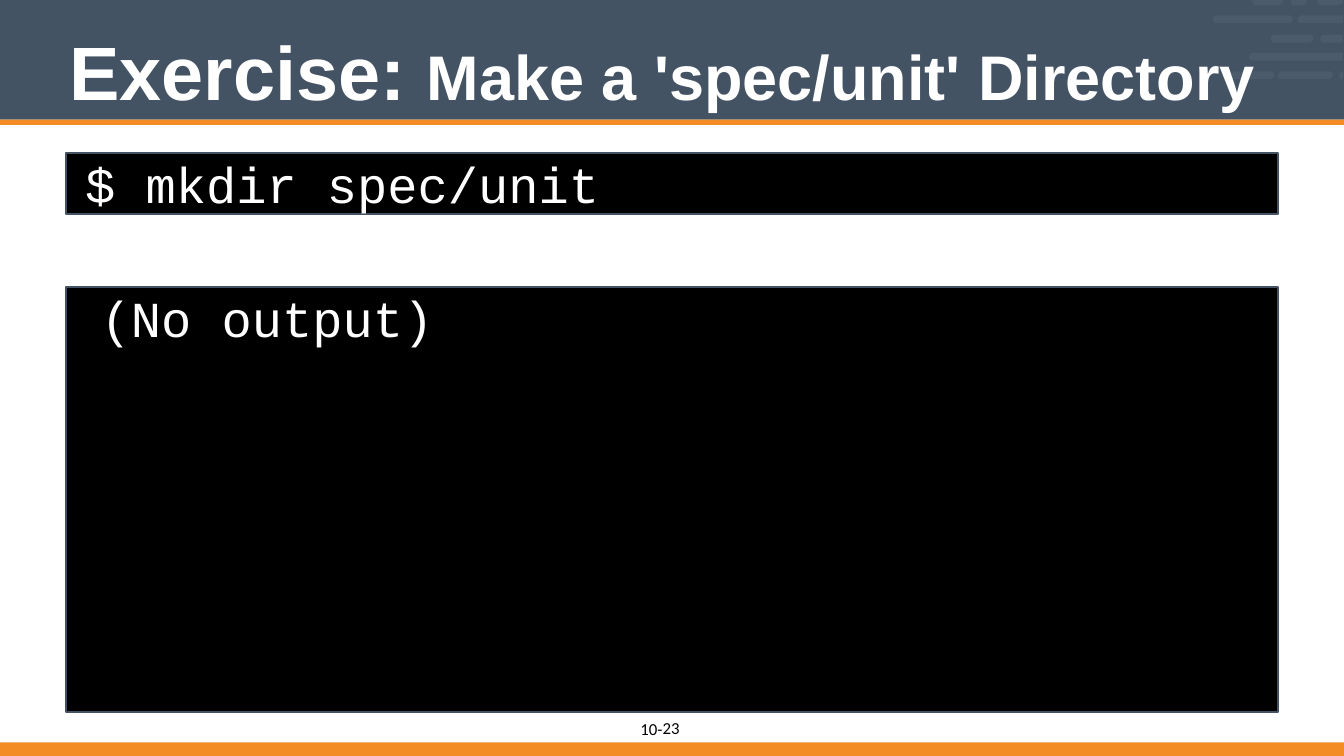
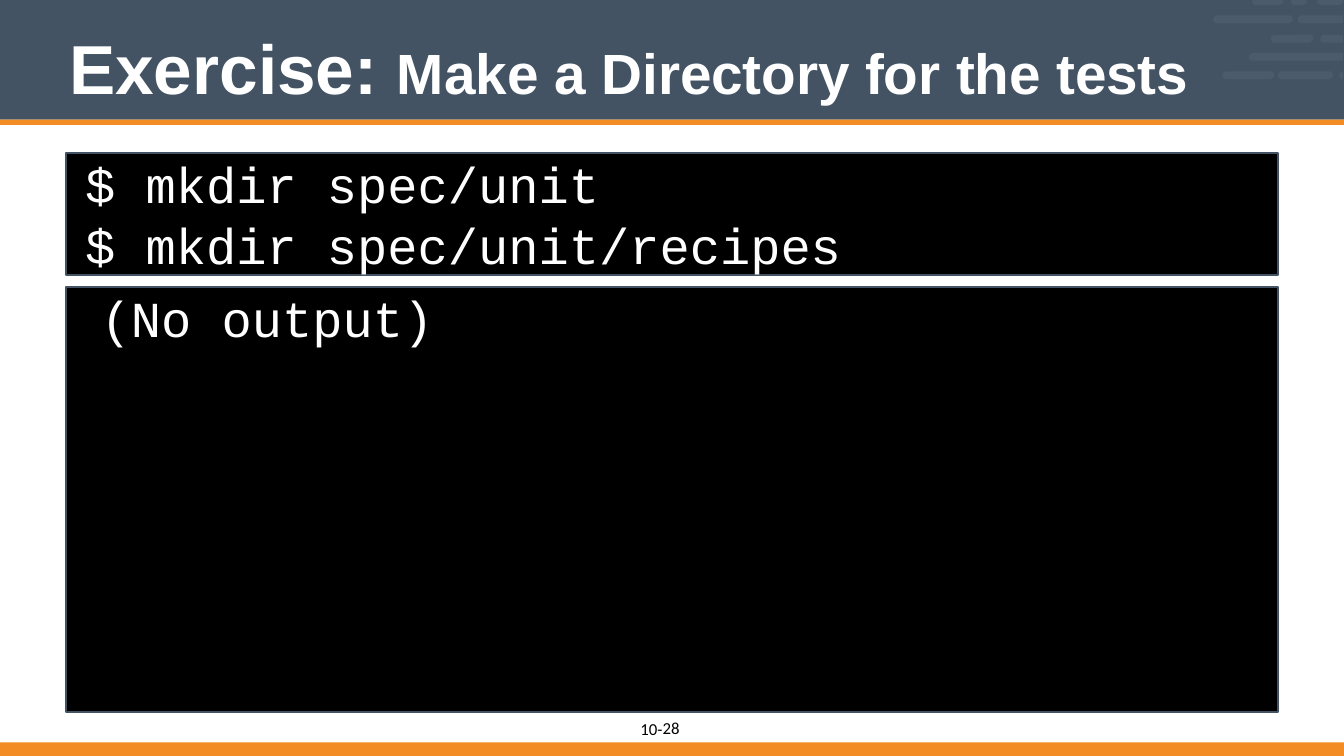
Before and after one commit to vinyar/chef-intermediate, a slide deck: slide 28 of 10-introduction_to_chefspec.pptx (slide 23 before the commit). Drawn at 1344x756 pixels with LibreOffice and Linux fonts; fonts in the diff are those of the drawing. Boxes give left, top, right and bottom in pixels: in the first picture for what was removed or moved away, otherwise in the second. Text is boxed around its words. In the diff, an @@ line names an element or a change of style, - is before the commit and + after.

Commit message:
Reworked the Introduction to Chefspec Portion
* Too often when teaching the material the source code in this section was far too small to read. So I opted to break out the explanation of the components of the spec across multiple slides to make it read better at poorer resolutions.

* Re-ordered a number of slides. To put the creation of the spec_helper file after creation of the spec directory and then continue on creating the paths. This is something that I tried the other way and decided that making all the paths and then editing the files did not feel right.

* Adopted the pattern of using the `spec/unit/recipes` folder because that is the path is generated when using `chef generate recipe ...`.

```diff
--- a/10-introduction_to_chefspec.pptx
+++ b/10-introduction_to_chefspec.pptx
@@ title at (x1=69, y1=44, x2=1188, y2=104): text changed; size 60 to 54 pt @@
-Exercise: Make a 'spec/unit' Directory
+Exercise: Make a Directory for the tests
@@ rectangle "$ mkdir spec/unit" resized from (x1=67, y1=153, x2=1278, y2=215) to (x1=67, y1=153, x2=1278, y2=276) @@
@@ text in rectangle at (x1=146, y1=227, x2=841, y2=278): paragraph added @@
+$ mkdir spec/unit/recipes
@@ page number at (x1=663, y1=722, x2=680, y2=734): text changed @@
-23
+28
```
Also in this commit, not shown: 12 other slides changed, 5 slides added, 1 slide removed.
